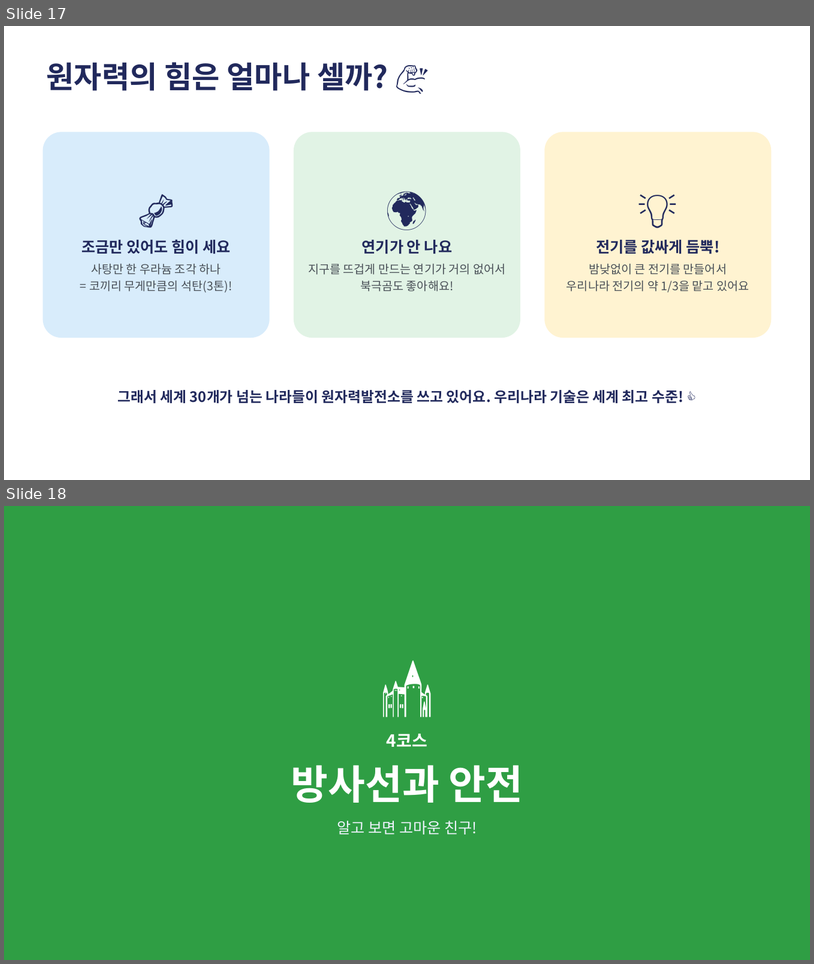
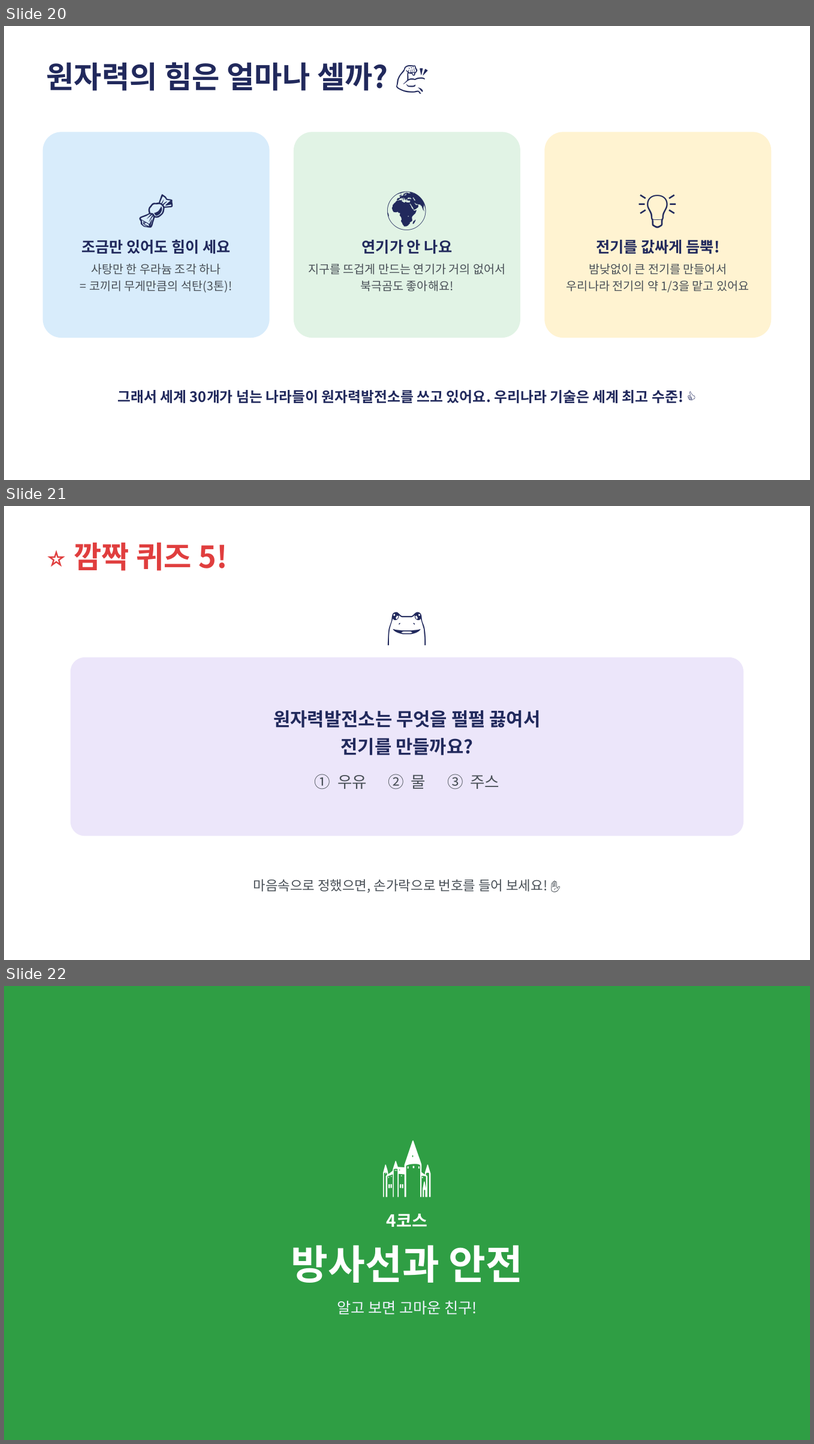
Before and after one commit to parksang-jun/ecture-materials, a slide deck: 강의자료/원자력 세상_초등 3-4학년용.pptx. Shown one above the other, each under a label of ours: slides 17 and 18 before the commit, slides 20, 21 and 22 after it. The pictures are 814x964 and 814x1444 pixels, drawn with LibreOffice and Linux fonts; fonts in the diff are those of the drawing. Boxes give left, top, right and bottom in pixels: in the first picture for what was removed or moved away, otherwise in the second. Text is boxed around its words. In the diff, an @@ line names an element or a change of style, - is before the commit and + after.

```diff
--- a/강의자료/원자력 세상_초등 3-4학년용.pptx
+++ b/강의자료/원자력 세상_초등 3-4학년용.pptx
@@ slide 21 added at bbox=[4, 506, 810, 960], background #FFFFFF @@
@@ text added at bbox=[74, 542, 228, 571], 36 pt, text #E03E3E, bold @@
+⭐ 깜짝 퀴즈 5!
@@ text added at bbox=[44, 582, 771, 654], 50 pt, text #21295C @@
+🐸
@@ rounded rectangle added at bbox=[71, 657, 744, 835], fill #ECE6FA, 22 pt, text #21295C, bold @@
+원자력발전소는 무엇을 펄펄 끓여서
+전기를 만들까요?
+① 우유 ② 물 ③ 주스
@@ text added at bbox=[254, 879, 548, 892], 16 pt, text #495057 @@
+마음속으로 정했으면, 손가락으로 번호를 들어 보세요! ✋
@@ what was slide 17 is now slide 20 @@
@@ what was slide 18 is now slide 22 @@
```
Also in this commit, not shown: 2 slides changed, 5 other slides added, 2 other files.
